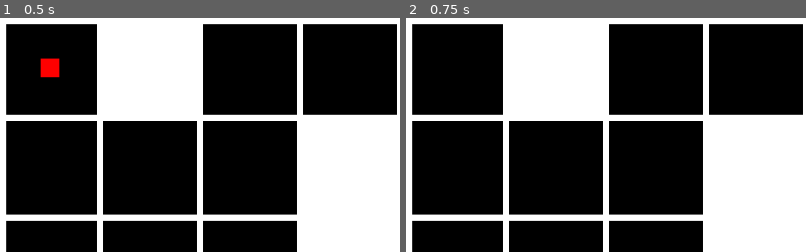
Above: before the commit, frames 1-2 (left to right).
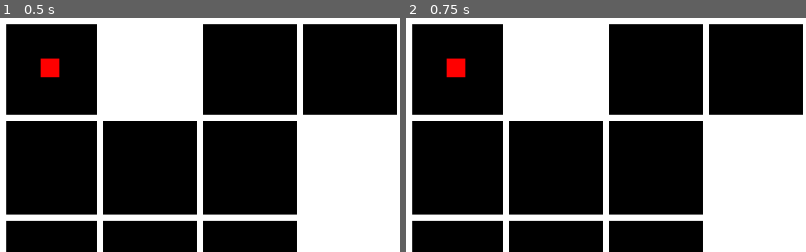
Above: after the commit, the same moments.

Repository: 0stam/turn-based-game
Game: Godot game, scene res://test_scene/TestScene.tscn
The game is run twice, just before and just after one commit, with the same random seed, the same clock (stepped at 60 frames per second) and the same inputs.
Inputs (mouse positions are % of the whole screen's width and height, from its top left):
- Up to frame 1 (0.5 s): no input
- Up to frame 2 (0.75 s): click (6, 11) at 0.5 s
The pictures show only the part of the screen within x 0-50%, y 0-50%; the shares and areas given below are measured in that part.

Frame 1 is identical in both runs. In frame 2, 0.4% of the frame differs, in the area x 10-15%, y 17-26%.

Commit message:
Add action system
Add action system controlling entity's turn and rework movement to work with it.

Diff:
--- a/Action.gd
+++ b/Action.gd
@@ -3,6 +3,8 @@
 var queue : Array = [] # List of entities in the
 var current : int = 0 # Index of entity currently performing it's turn
 var current_action = null # Action type selected
+var actions_usages = {} # Dictionary holding number of specific action usages in given turn
+var ap = 0
 
 export var board_system_path : NodePath # Path to board system
 
@@ -16,8 +18,17 @@
 	signals.connect("queue_clear_requested", self, "clear_queue")
 
 
+func init_entity_variables():
+	ap = board.get_key(queue[current], "ap")
+	actions_usages = {}
+	for i in board.get_key(queue[current], "actions"):
+		actions_usages[i] = board.get_key(queue[current], "actions")[i]["usage_limit"]
+
+
 func add_entity(entity_position : Vector2): # Add new entity position
 	queue.append(entity_position)
+	if len(queue) == 1:
+		init_entity_variables()
 
 
 func remove_entity(index : int):
@@ -38,6 +49,7 @@
 		current += 1
 	else:
 		current = 0
+	init_entity_variables()
 
 
 func on_action_changed(action : String):
@@ -45,13 +57,23 @@
 
 
 func on_field_pressed(position : Vector2):
+	if actions_usages[current_action] == 0:
+		return
 	match current_action:
 		"move":
 			print("Move position: ", position)
 			# Checking if field is reachable
 			board.reset_flood_fill()
-			board.flood_fill_check(queue[current], board.get_key(queue[current], "move") + 1)
-			if board.flood_fill[position.x][position.y]:
+			board.flood_fill_check(queue[current], board.get_key(queue[current],
+									"actions")["move"]["val"] + 1, [queue[current]])
+			if board.flood_fill[position.x][position.y] and position != queue[current]:
 				board.move(Vector3(1, queue[current].x, queue[current].y), Vector3(1, position.x, position.y))
 				queue[current] = position
-				next()
+			else:
+				return
+		_:
+			return
+	ap -= 1
+	actions_usages[current_action] -= 1
+	if ap == 0:
+		next()
--- a/data/entities/simple_character.json
+++ b/data/entities/simple_character.json
@@ -1,5 +1,13 @@
 {
 	"id": "red_dot",
-	"move": 3,
-	"graphic": "entities/dot.png"
+	"graphic": "entities/dot.png",
+	"ap": 1,
+	"collision": true,
+	"actions": {
+		"move": {
+			"val": 3,
+			"usage_limit": 1,
+			"cost": 1
+		}
+	}
 }
--- a/systems/board.gd
+++ b/systems/board.gd
@@ -44,7 +44,8 @@
 			flood_fill[i].append(false)
 
 
-func flood_fill_check(position : Vector2, steps_left=-1) -> void: # Performing flood fill on board
+# Function serving two purposes: map generation and checking if move is legal. Consider splitting.
+func flood_fill_check(position : Vector2, steps_left=-1, ignore=[]) -> void: # Performing flood fill on board
 	# Mechanic used when checking if field is accesable
 	if steps_left != -1:
 		if steps_left == 0:
@@ -54,7 +55,7 @@
 	# If position.x and y are valid board indexes
 	if len(board[0]) > position.x and position.x >= 0 and len(board[0][0]) > position.y and position.y >= 0:
 		if not flood_fill[position.x][position.y] or steps_left != -1: # If this field wasn't processed previously.
-			if not get_key(position, "collision", false): # If there is no collision here
+			if not get_key(position, "collision", false) or ignore.has(position): # If there is no collision here
 				flood_fill[position.x][position.y] = true # Mark this field as processed
 				for i in range(-1, 2, 2): # Perform same operation for neighbouring fields
 					flood_fill_check(position + Vector2(i, 0), steps_left)
--- a/test_scene/TestScene.gd
+++ b/test_scene/TestScene.gd
@@ -7,7 +7,6 @@
 # Called when the node enters the scene tree for the first time.
 func _ready():
 	randomize()
-	Signals.connect("field_pressed", self, "_on_field_pressed")
 	make_board()
 
 
@@ -20,10 +19,6 @@
 	$Systems/Board.place_entity()
 
 
-func _on_field_pressed(cooridinates : Vector2):
-	print(cooridinates)
-
-
 func _on_Button_pressed():
 	make_board()
 
